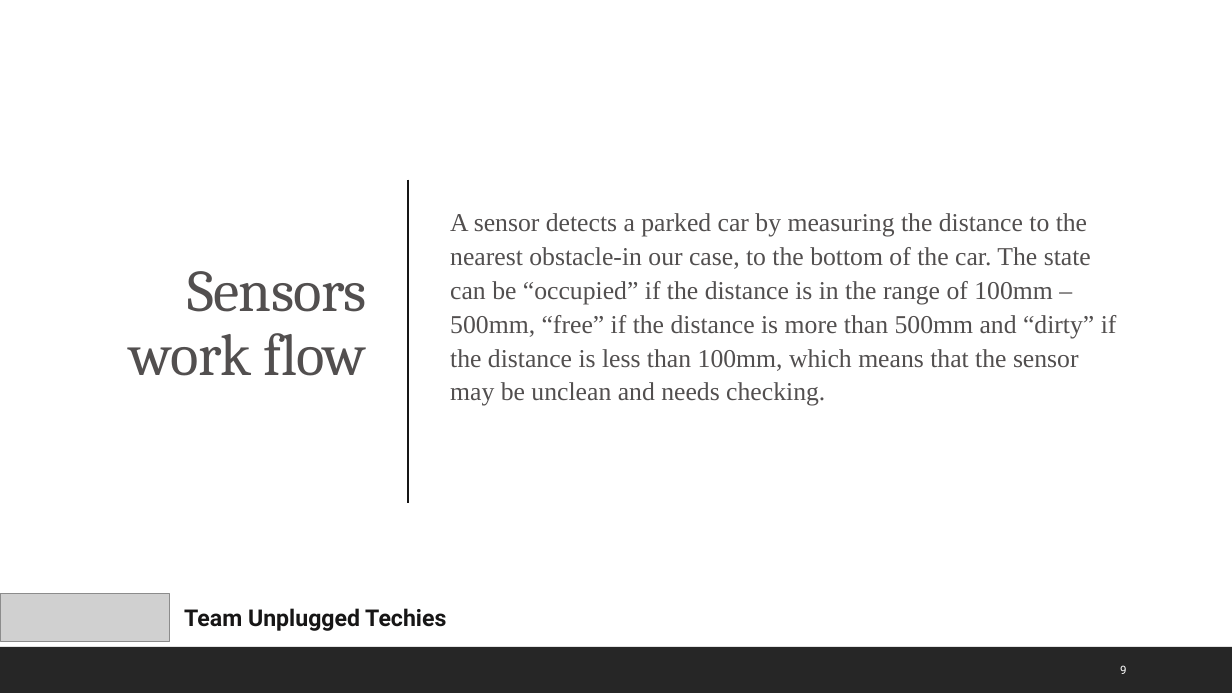
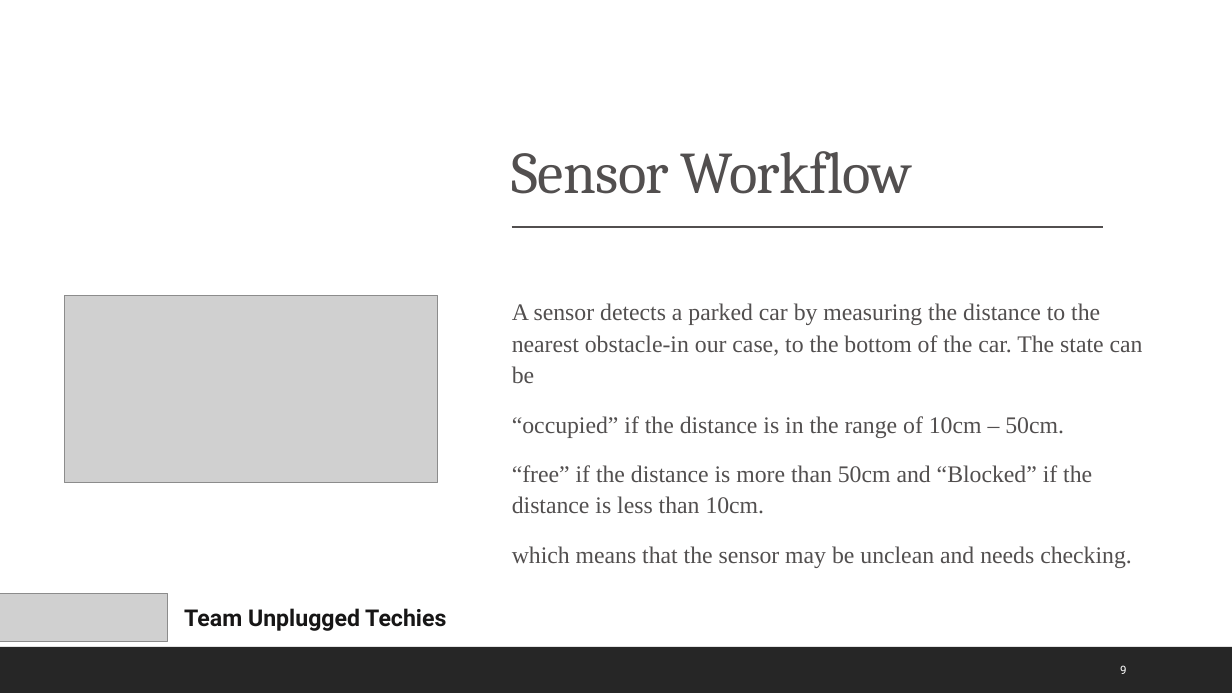
Before and after one commit to rajeshkanaka/parkurwheels, a slide deck: slide 9 of ParkUrWheels PPT.pptx. Drawn at 1232x693 pixels with LibreOffice and Linux fonts; fonts in the diff are those of the drawing; grey boxes stand for pictures. Boxes give left, top, right and bottom in pixels: in the first picture for what was removed or moved away, otherwise in the second. Text is boxed around its words. In the diff, an @@ line names an element or a change of style, - is before the commit and + after.

```diff
--- a/ParkUrWheels PPT.pptx
+++ b/ParkUrWheels PPT.pptx
@@ line removed from (409, 179) to (409, 503) @@
@@ title added at [512,151,913,194], 46 pt, text #524F4F @@
+Sensor Workflow
@@ line added from (512, 227) to (1104, 227), #524F4F 1 pt @@
@@ text "A sensor detects a parked ..." at [512,303,1143,568]: vertical alignment middle to top @@
@@ picture added at [65,296,438,483] @@
@@ title removed at [130,271,367,376] @@
-Sensors work flow
@@ text at [512,303,1143,568]: text changed; size 20 to 18.5 pt @@
-  A sensor detects a parked car by measuring the distance to the nearest obstacle-in our case, to the bottom of the car. The state can be “occupied” if the distance is in the range of 100mm – 500mm, “free” if the distance is more than 500mm and “dirty” if the distance is less than 100mm, which means that the sensor may be unclean and needs checking.
+  A sensor detects a parked car by measuring the distance to the nearest obstacle-in our case, to the bottom of the car. The state can be
+  “occupied” if the distance is in the range of 10cm – 50cm.
+  “free” if the distance is more than 50cm and “Blocked” if the distance is less than 10cm.
+  which means that the sensor may be unclean and needs checking.
@@ text "Team Unplugged Techies" at [184,608,446,631]: less space between paragraphs @@
```
Also in this commit, not shown: 1 other slide changed, 1 slide removed.
